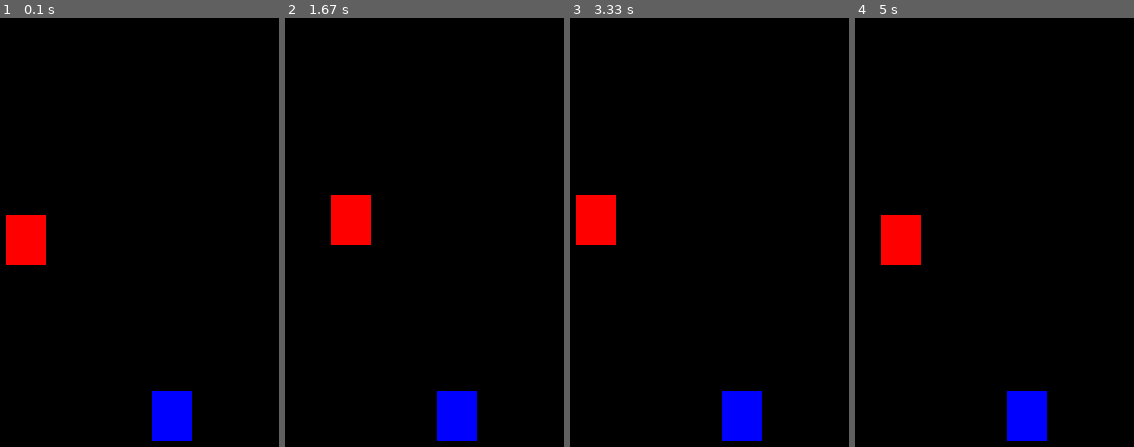
Above: before the commit, frames 1-4 (left to right).
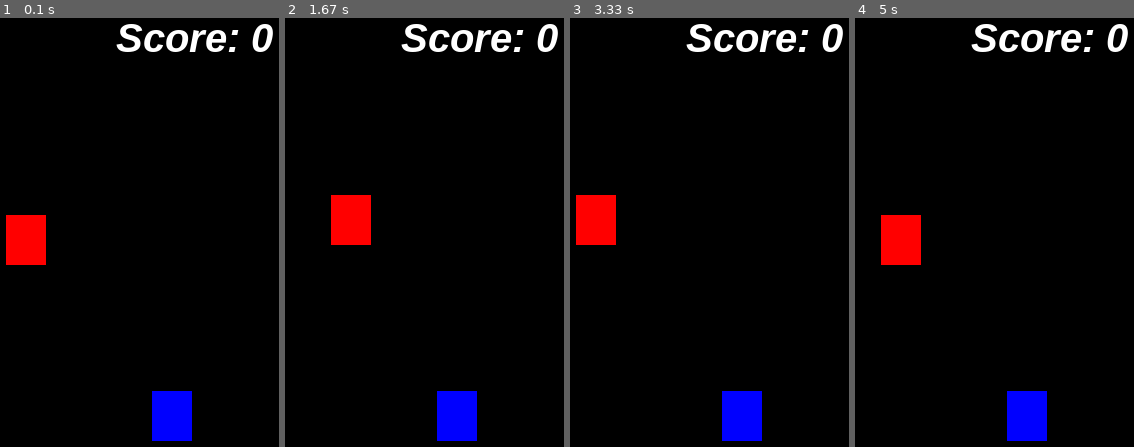
Above: after the commit, the same moments.

Repository: Anttonino/pygame-study
Game: pygame game, started from main.py
Same seed, same stepped clock (60 frames per second), same inputs: the game is played once before the commit and once after it.
Inputs:
- Up to frame 1 (0.1 s): no input
- Up to frame 2 (1.67 s): hold D 0.33-0.8 s; hold W 0.83-1.13 s; hold D 1.17-1.63 s
- Up to frame 3 (3.33 s): hold A 1.67-2.2 s; hold S 2.23-2.53 s; hold A 2.57-2.97 s; hold W from 3 s (still down)
- Up to frame 4 (5 s): release W at 3.37 s; hold D 3.4-4.03 s; hold S 4.07-4.43 s; hold A 4.47-4.93 s; hold D from 4.97 s (still down)

The runs differ from the first frame. In frame 1, 1.5% of the frame differs, in the area x 41-98%, y 1-8%; in frame 2, 1.5%; in frame 3, 1.5%; in frame 4, 1.5%.

Commit message:
:sparkles: feat: create a game score

Diff:
--- a/main.py
+++ b/main.py
@@ -5,36 +5,31 @@
 
 pygame.init ()
 
-width = 640
-height = 480
+size = width, height = 640, 480
+black = 0, 0 ,0
+
 x = width / 2
 y = height / 2
-
 x_obstacle = randint (40, 600)
 y_obstacle = randint (50, 430)
 
-screen = pygame.display.set_mode((width, height))
+score = 0
+font = pygame.font.SysFont('arial', 40, True, True)
+
+screen = pygame.display.set_mode((size))
 pygame.display.set_caption('Display Config')
 clock = pygame.time.Clock()
 
 while True:
     clock.tick(60)
-    screen.fill((0, 0, 0))
+    screen.fill((black))
+    message = f'Score: {score}'
+    score_render = font.render(message, True, (255,255,255))
     for event in pygame.event.get ():
         if event.type == QUIT:
             pygame.quit()
             exit()
-        """"
-        if event.type == KEYDOWN:
-            if event.key == K_a:
-                x -= 1
-            if event.key == K_d:
-                x += 1
-            if event.key == K_w:
-                y -= 1
-            if event.key == K_s:
-                y += 1
-        """
+
         if pygame.key.get_pressed()[K_a]:
             x -= 10
         if pygame.key.get_pressed()[K_d]:
@@ -50,5 +45,7 @@
     if palyer.colliderect (obstacle):
         x_obstacle = randint(40, 600)
         y_obstacle = randint(50, 430)
+        score += 1
 
+    screen.blit(score_render, (430,40))
     pygame.display.update ()
